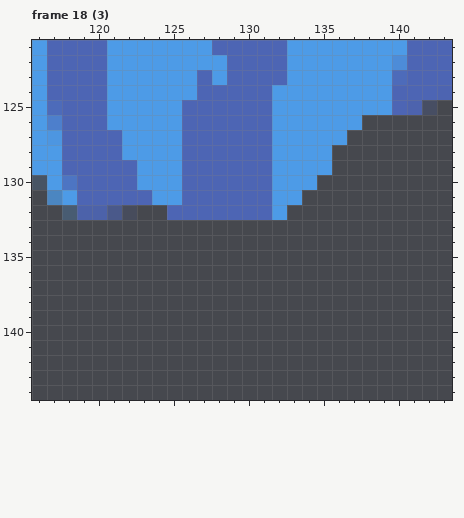
Two states of a pixel-art file, resources/kid/unpacked/asesprite/body/shirt_blue.aseprite. Above: the version before the commit.
256x256 pixels, 64 frames. Pixels under 10% opacity are left out. Colours within 5 levels of each other are drawn and written as one. Shown: frame 18 (3): x 116..143, y 121..144. The commit also changed other frames or places, which this record leaves out.
After the commit:
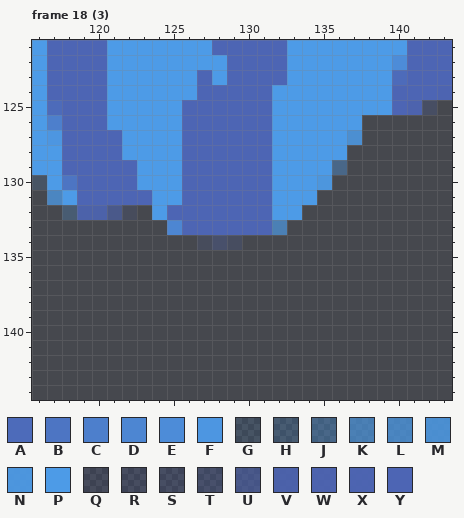
Palette (. is transparent): A #4d6bba  B #4d75c3  C #4d7fcc  D #4d86d2  E #4d8cd8  F #4d96e1  G #4d9be724  H #4d9be73c  J #4d9be760  K #4d9be7ab  L #4d9be7bf  M #4d9be7db  N #4d9be7ef  P #4d9be7  Q #4d65b424  R #4d65b42c  S #4d65b434  T #4d65b448  U #4d65b497  V #4d65b4e7  W #4d65b4ef  X #4d65b4f7  Y #4d65b4
What changed:
layer "change" added
--- frame 18 (3), layer "change"
@@ x 122..139 @@
 126 PPPPYYYYYYPPPPPP..
-127 PPPPYYYYYYPPPPP...
-128 PPPPYYYYYYPPPP....
-129 YPPPYYYYYYPPPP....
-130 YPPPYYYYYYPPP.....
-131 YYPPYYYYYYPP......
-132 Q..YYYYYYYP.......
-133 ..................
-134 ..................
+127 PPPPYYYYYYPPPPPM..
+128 PPPPYYYYYYPPPPP...
+129 YPPPYYYYYYPPPPJ...
+130 YPPPYYYYYYPPPN....
+131 YYPPYYYYYYPPP.....
+132 Q.PYYYYYYYPP......
+133 ...DYYYYYYK.......
+134 .....QTR..........
 135 ..................
Where, in picture pixels (left, top, right, bottom), the same in both pictures:
added: (152, 130, 362, 250)
